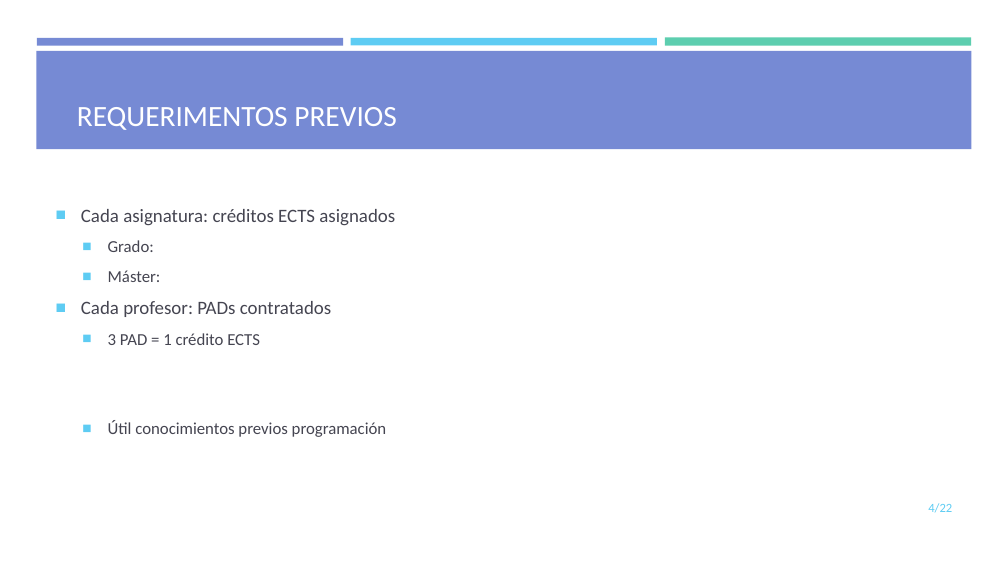
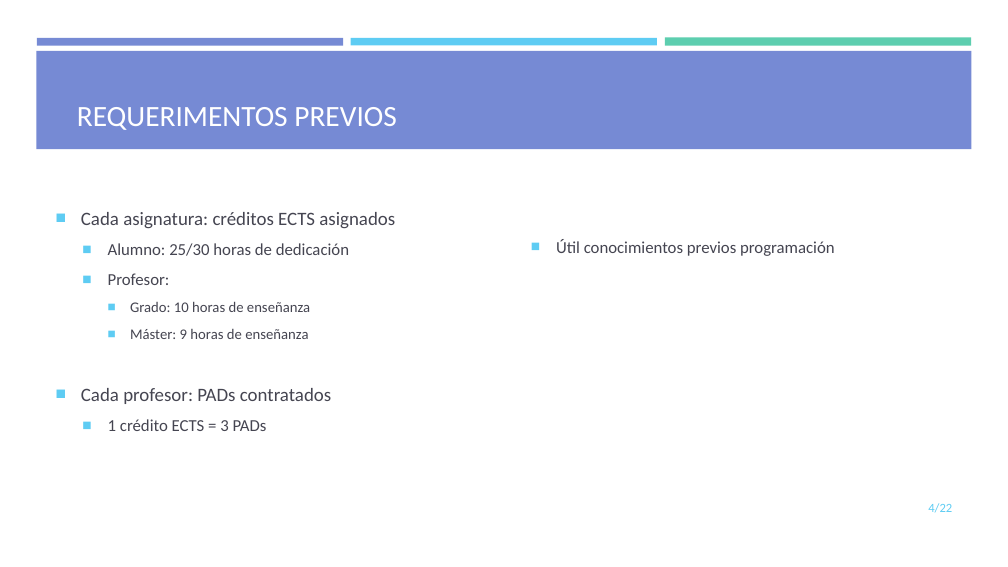
Before and after one commit to mdlunag/tfg, a slide deck: slide 4 of tfg_presentacio.pptx. Drawn at 1008x567 pixels with LibreOffice and Linux fonts; fonts in the diff are those of the drawing. Boxes give left, top, right and bottom in pixels: in the first picture for what was removed or moved away, otherwise in the second. Text is boxed around its words. In the diff, an @@ line names an element or a change of style, - is before the commit and + after.

```diff
--- a/tfg_presentacio.pptx
+++ b/tfg_presentacio.pptx
@@ text at bbox=[108, 243, 349, 339]: text changed; size 16 to 14 pt @@
-  ■ Grado:
-  ■ Máster:
+  ■ Alumno: 25/30 horas de dedicación
+  ■ Profesor:
+    ■ Grado: 10 horas de enseñanza
+    ■ Máster: 9 horas de enseñanza
@@ text at bbox=[108, 419, 267, 431]: text changed @@
-  ■ 3 PAD = 1 crédito ECTS
+  ■ 1 crédito ECTS = 3 PADs
```
Also in this commit, not shown: 3 other slides changed, 9 slides added, 7 slides removed, 2 other files.
